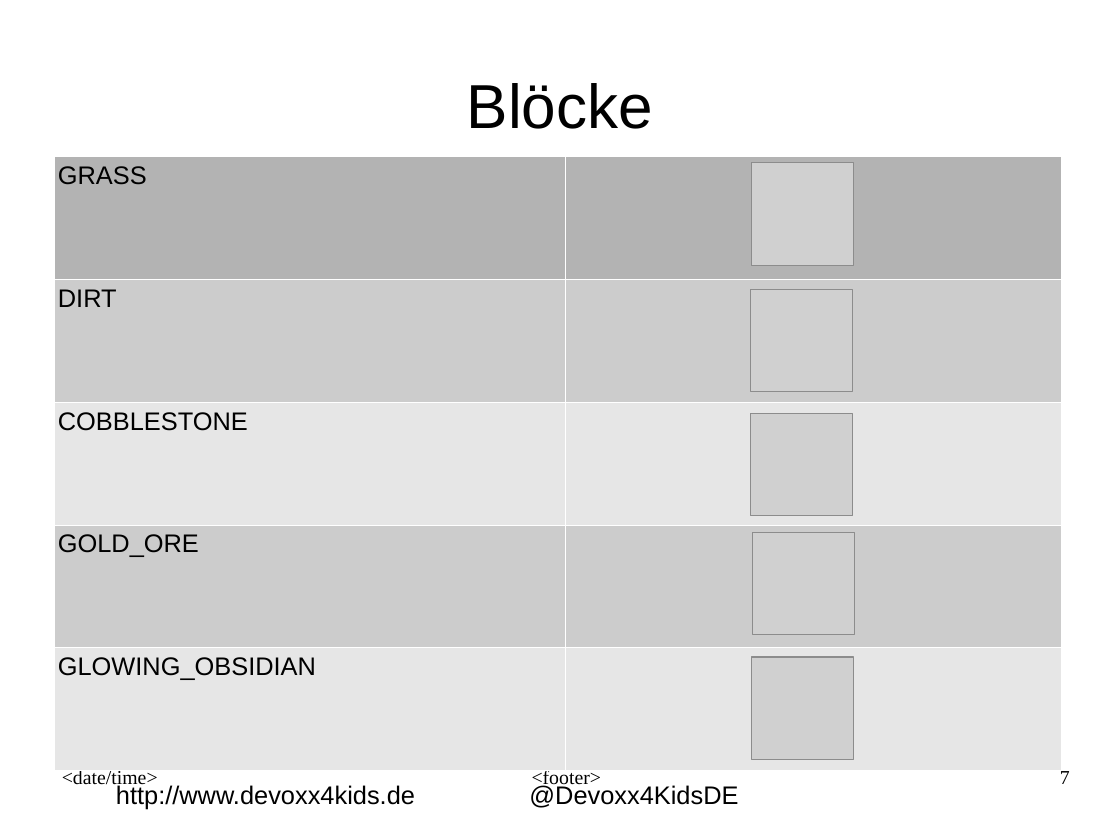
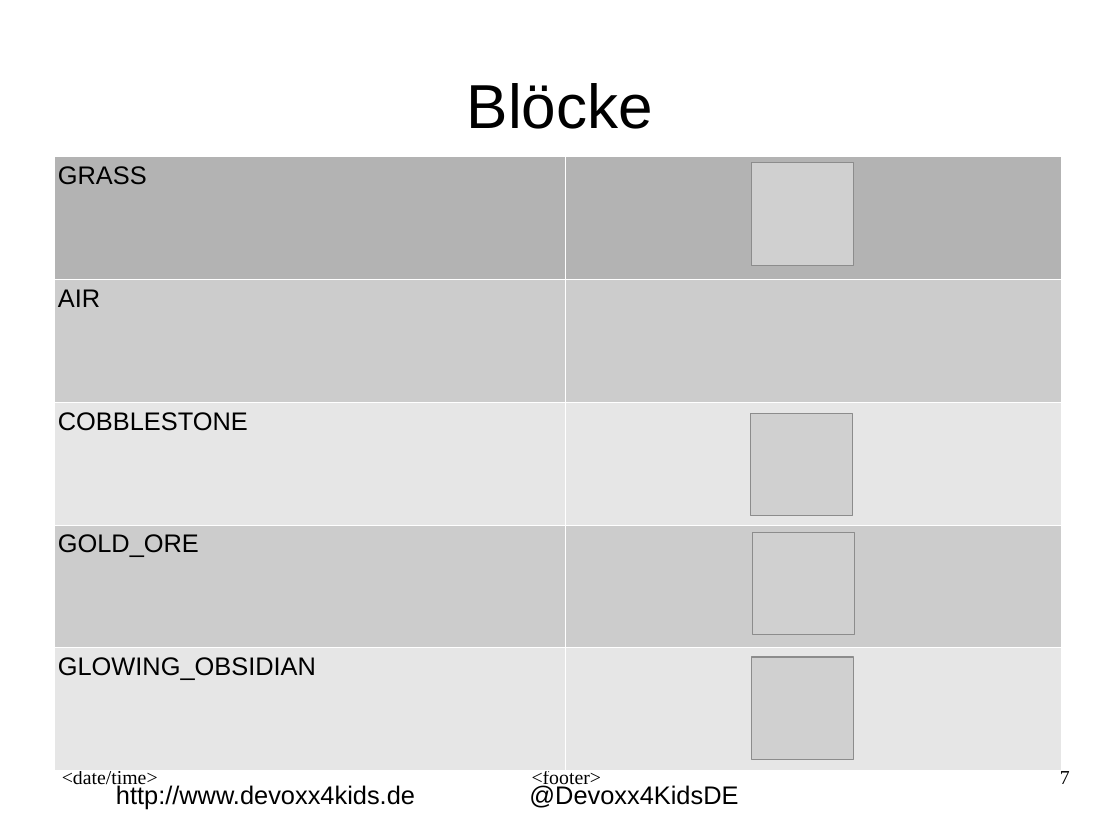
Before and after one commit to Devoxx4KidsDE/workshop-minecraft-modding-raspberry-pi, a slide deck: slide 7 of presentation/minecraft@pi_de.odp. Drawn at 1120x840 pixels with LibreOffice and Linux fonts; fonts in the diff are those of the drawing; grey boxes stand for pictures; background and template pictures are left out. Boxes give left, top, right and bottom in pixels: in the first picture for what was removed or moved away, otherwise in the second. Text is boxed around its words. In the diff, an @@ line names an element or a change of style, - is before the commit and + after.

```diff
--- a/presentation/minecraft@pi_de.odp
+++ b/presentation/minecraft@pi_de.odp
@@ table at (54, 157, 1062, 770) @@
-row 2, column 1: DIRT
+row 2, column 1: AIR
@@ picture removed at (751, 290, 854, 392) @@
```
Also in this commit, not shown: 1 other slide changed, 1 other file.
